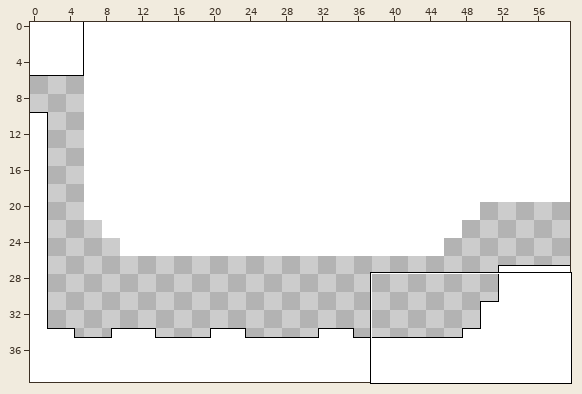
Tiled map -- KoboldKit/PlatformerDemo/Resources/Demo/DemoSandbox.tmx. The first picture is a wide view before the edit; the outline marks the close-up.
Close-up. First the earlier version:
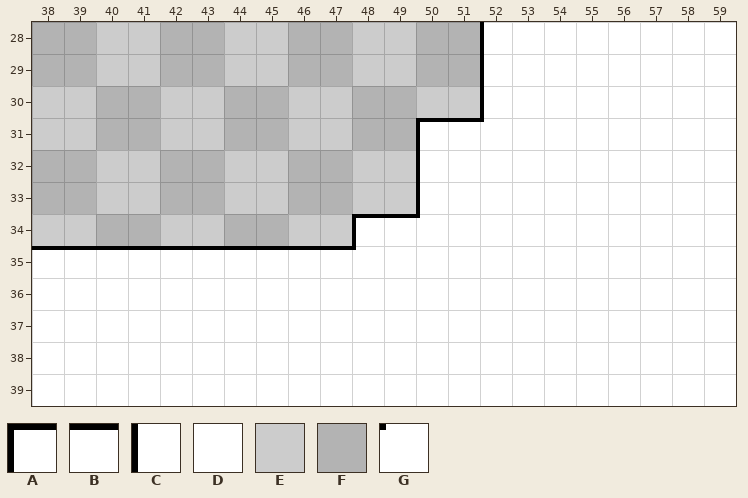
Cells are 16x16 px. Shown: x 38..59, y 28..39. The commit also changed other parts of the map, which this record leaves out.
Key: from "Tileset_Geometry_16x16": A 0, B 1, C 7, D 8, E 13, F 20, G 29.
_ is an empty cell.
Layer "background" before, first column x 38:
28 FFEEFFEEFFEEFF________
29 FFEEFFEEFFEEFF________
30 EEFFEEFFEEFFEE________
31 EEFFEEFFEEFF__________
32 FFEEFFEEFFEE__________
33 FFEEFFEEFFEE__________
34 EEFFEEFFEE____________
35 ______________________
36 ______________________
37 ______________________
38 ______________________
39 ______________________
Layer "mainlayer" before, first column x 38:
28 ______________CDDDDDDD
29 ______________CDDDDDDD
30 ______________CDDDDDDD
31 ____________ABGDDDDDDD
32 ____________CDDDDDDDDD
33 ____________CDDDDDDDDD
34 __________ABGDDDDDDDDD
35 BBBBBBBBBBGDDDDDDDDDDD
36 ______________________
37 ______________________
38 ______________________
39 ______________________
New version:
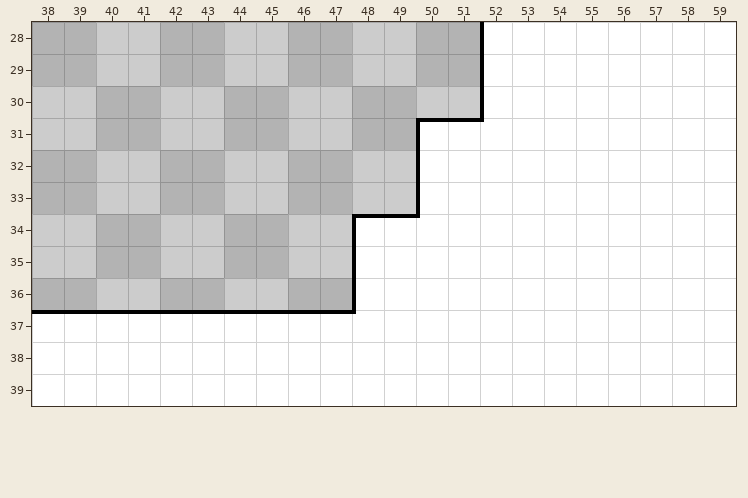
Changes in this commit:
Layer "background":
y 35: x 38..47 __________ -> EEFFEEFFEE
y 36: x 38..47 __________ -> FFEEFFEEFF
Layer "mainlayer":
y 35: x 38..48 BBBBBBBBBBG -> __________C
y 36: x 48 _ -> C
y 37: x 38..48 ___________ -> BBBBBBBBBBG
Changed places in both close-ups, as pixel boxes (x1, y1, x2, y2):
changed: (32, 246, 356, 314)
